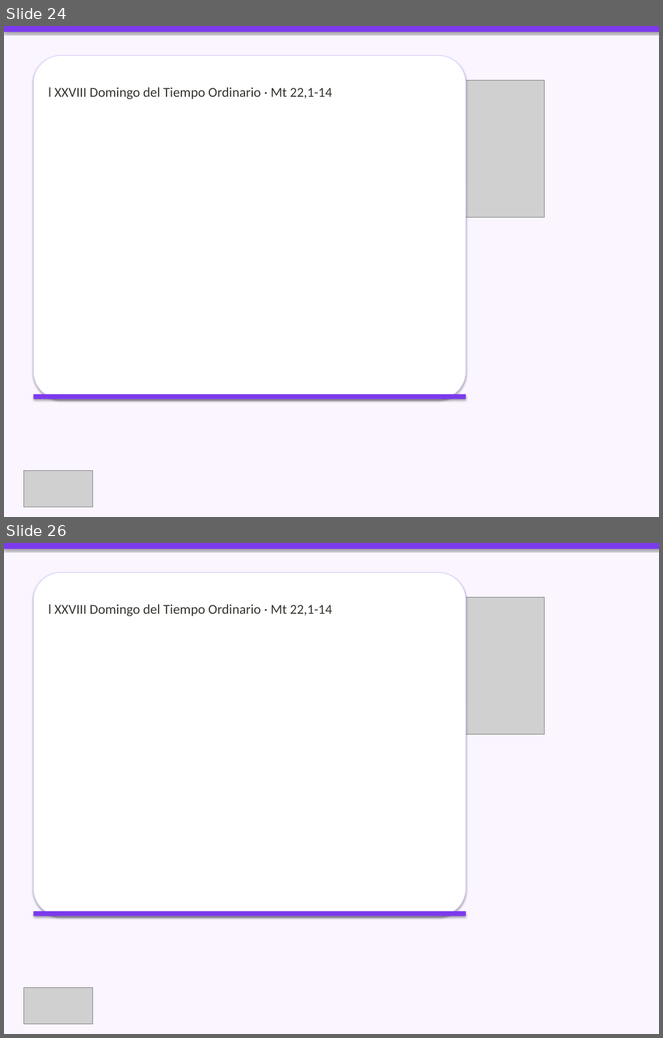
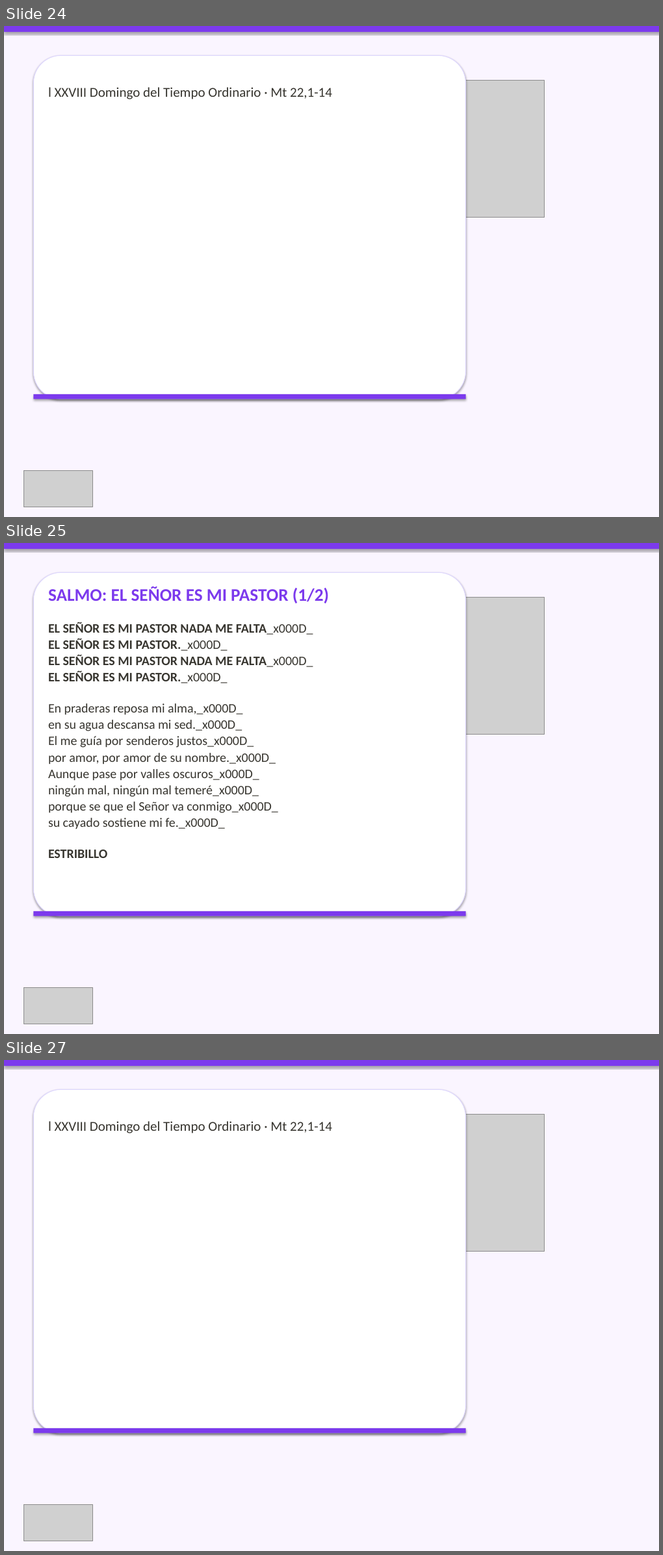
Before and after one commit to CC5M5/CCE-M5, a slide deck: presentaciones_html/2026-10-11_presentacion/2026-10-11_presentacion.pptx. Shown one above the other, each under a label of ours: slides 24 and 26 before the commit, slides 24, 25 and 27 after it; the slides between them are not shown. The pictures are 663x1038 and 663x1555 pixels, drawn with LibreOffice and Linux fonts; fonts in the diff are those of the drawing; grey boxes stand for pictures. Boxes give left, top, right and bottom in pixels: in the first picture for what was removed or moved away, otherwise in the second. Text is boxed around its words. In the diff, an @@ line names an element or a change of style, - is before the commit and + after.

```diff
--- a/presentaciones_html/2026-10-11_presentacion/2026-10-11_presentacion.pptx
+++ b/presentaciones_html/2026-10-11_presentacion/2026-10-11_presentacion.pptx
@@ slide 25 added at box(4, 543, 659, 1034), background #FAF5FF @@
@@ rectangle added at box(4, 543, 659, 549), fill #7C3AED @@
@@ rounded rectangle added at box(33, 572, 466, 917), fill #FFFFFF, outline #DDD6FE 1 pt @@
@@ text added at box(48, 587, 329, 858), 19 pt, text #37352F @@
+SALMO: EL SEÑOR ES MI PASTOR (1/2)
+EL SEÑOR ES MI PASTOR NADA ME FALTA_x000D_
+EL SEÑOR ES MI PASTOR._x000D_
+EL SEÑOR ES MI PASTOR NADA ME FALTA_x000D_
+EL SEÑOR ES MI PASTOR._x000D_
+En praderas reposa mi alma,_x000D_
+en su agua descansa mi sed._x000D_
+El me guía por senderos justos_x000D_
+por amor, por amor de su nombre._x000D_
+Aunque pase por valles oscuros_x000D_
+ningún mal, ningún mal temeré_x000D_
+porque se que el Señor va conmigo_x000D_
+su cayado sostiene mi fe._x000D_
+ESTRIBILLO
@@ picture added at box(363, 597, 545, 735) @@
@@ rectangle added at box(33, 912, 466, 917), fill #7C3AED @@
@@ picture added at box(24, 988, 92, 1025) @@
@@ what was slide 26 is now slide 27 @@
```
Also in this commit, not shown: 2 slides changed, 3 other files.
